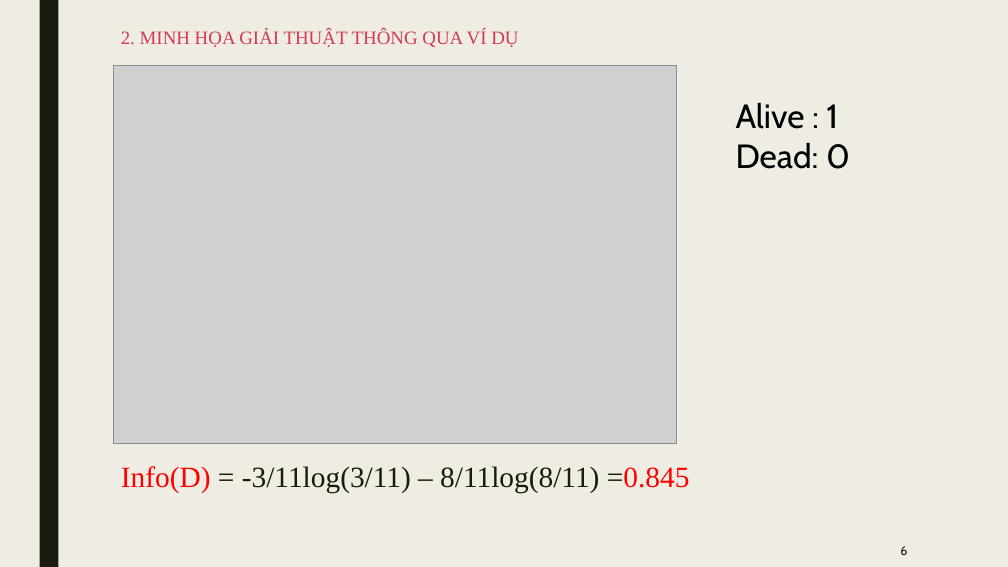
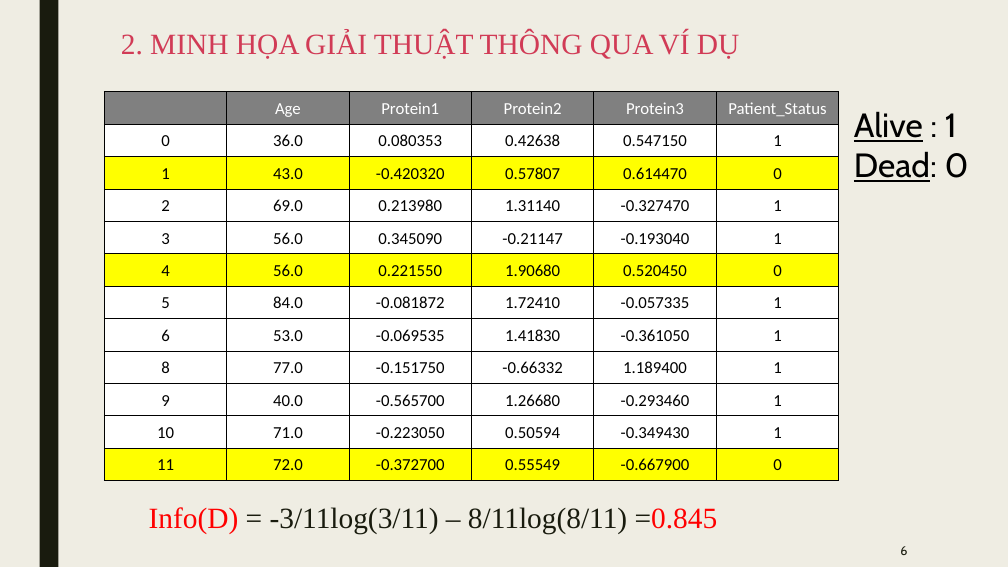
Before and after one commit to eamunt/Machine-learning-Github, a slide deck: slide 6 of Real_Breast_Cancer_Data.pptx. Drawn at 1008x567 pixels with LibreOffice and Linux fonts; fonts in the diff are those of the drawing; grey boxes stand for pictures. Boxes give left, top, right and bottom in pixels: in the first picture for what was removed or moved away, otherwise in the second. Text is boxed around its words. In the diff, an @@ line names an element or a change of style, - is before the commit and + after.

```diff
--- a/Real_Breast_Cancer_Data.pptx
+++ b/Real_Breast_Cancer_Data.pptx
@@ text "2. MINH HỌA GIẢI THUẬT ..." at [121,32,739,59]: size 18 to 28 pt @@
@@ picture removed at [113,66,677,444] @@
@@ table added at [104,91,839,481], 12 rows, 6 columns @@
+ | Age | Protein1 | Protein2 | Protein3 | Patient_Status
+0 | 36.0 | 0.080353 | 0.42638 | 0.547150 | 1
+1 | 43.0 | -0.420320 | 0.57807 | 0.614470 | 0
+2 | 69.0 | 0.213980 | 1.31140 | -0.327470 | 1
+3 | 56.0 | 0.345090 | -0.21147 | -0.193040 | 1
+4 | 56.0 | 0.221550 | 1.90680 | 0.520450 | 0
+5 | 84.0 | -0.081872 | 1.72410 | -0.057335 | 1
+6 | 53.0 | -0.069535 | 1.41830 | -0.361050 | 1
+8 | 77.0 | -0.151750 | -0.66332 | 1.189400 | 1
+9 | 40.0 | -0.565700 | 1.26680 | -0.293460 | 1
+10 | 71.0 | -0.223050 | 0.50594 | -0.349430 | 1
+11 | 72.0 | -0.372700 | 0.55549 | -0.667900 | 0
@@ text "Alive : 1": place and size @@
-text "Alive : 1" at [736,102,850,169]
+text "Alive : 1" at [854,111,969,182]
@@ text "Alive : 1" at [854,111,969,182]: underline on in "Alive", "Dead:" @@
@@ text "Info(D) = -3/11log(3/11) – 8/11log(8/11) ...": place and size @@
-text "Info(D) = -3/11log(3/11) – 8/11log(8/11) ..." at [121,466,690,494]
+text "Info(D) = -3/11log(3/11) – 8/11log(8/11) ..." at [149,507,718,534]
```
Also in this commit, not shown: 13 other slides changed.
